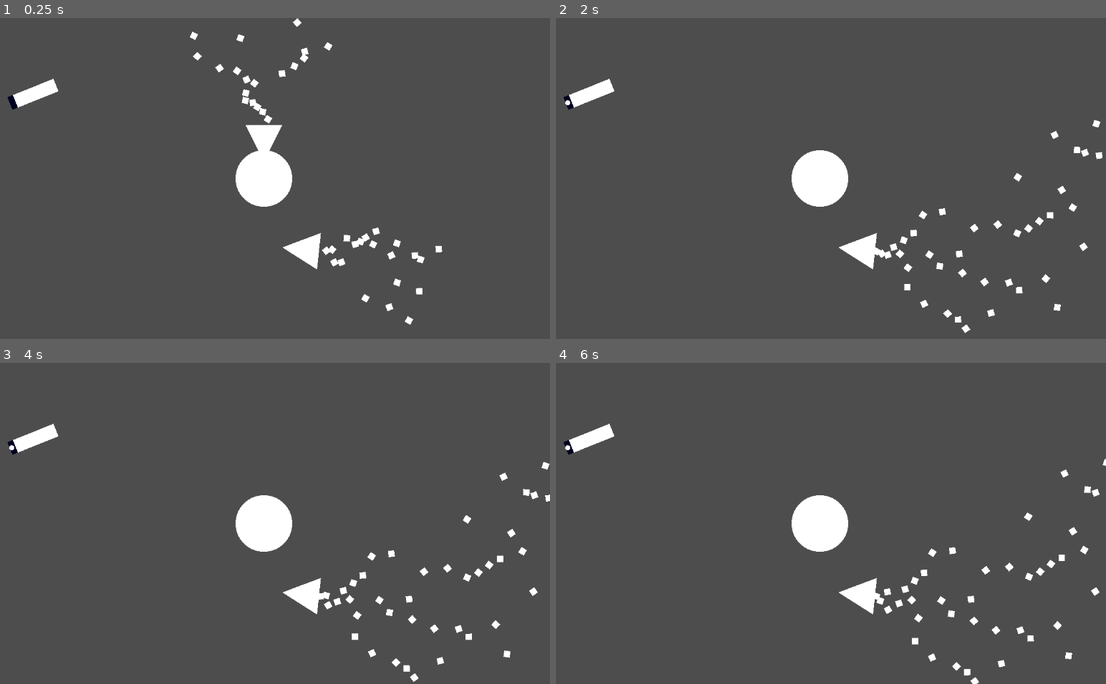
Above: before the commit, frames 1-4 (two rows, left to right).
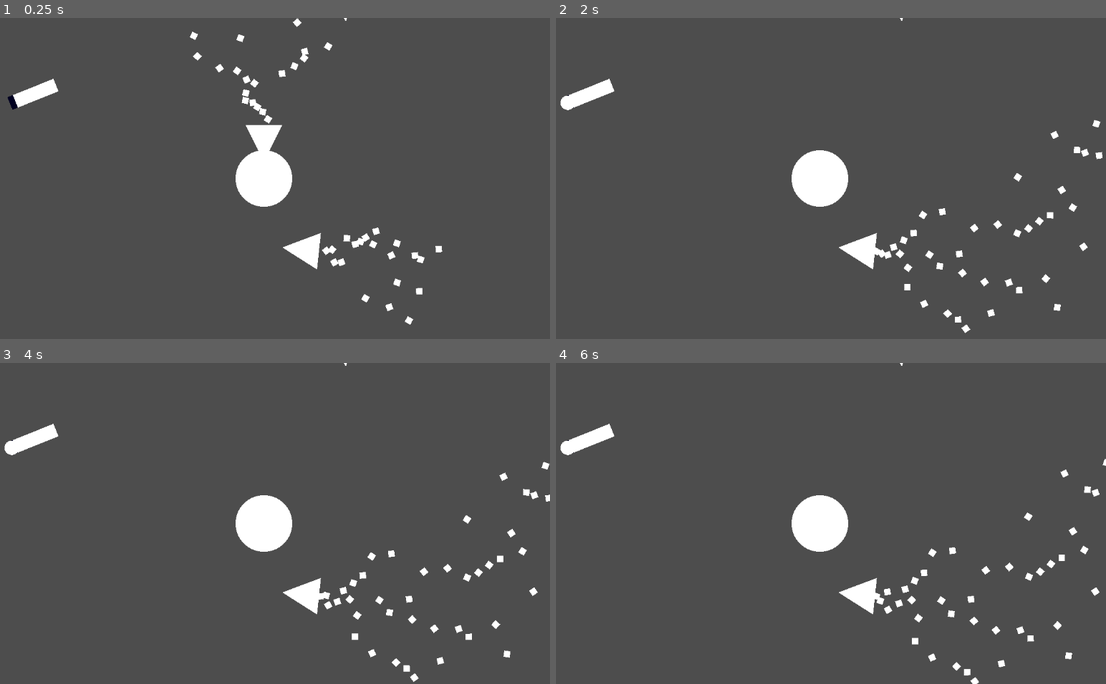
Above: after the commit, the same moments.

Repository: Leeway001Write/melonJam6
Game: Godot game, scene res://Levels/world.tscn
The game is run twice, just before and just after one commit, with the same random seed, the same clock (stepped at 60 frames per second) and the same inputs.
Inputs:
- Up to frame 1 (0.25 s): no input
- Up to frame 2 (2 s): hold D (right) 0.53-1.28 s; tap X (DestroyTest) at 0.6, 1.35 s; hold A (left) from 1.28 s (still down)
- Up to frame 3 (4 s): release A (left) at 2.03 s; hold D (right) 2.03-2.78 s; tap X (DestroyTest) at 2.1, 2.85, 3.6 s; hold W (forward) 2.78-3.53 s; hold A (left) from 3.53 s (still down)
- Up to frame 4 (6 s): tap X (DestroyTest) at 4.35, 5.1, 5.85 s; release A (left) at 5.78 s; hold D (right) from 5.78 s (still down)

The runs differ from the first frame. In frame 1, less than 0.1% of the frame differs, in the area x 62-64%, y 0-1%; in frame 2, less than 0.1%, in the area x 0-64%, y 0-29%; in frame 3, less than 0.1%; in frame 4, less than 0.1%.

Commit message:
Fixed gun bug, it attaches now.

Diff:
--- a/escape-from-greenland/Levels/world.tscn
+++ b/escape-from-greenland/Levels/world.tscn
@@ -14,12 +14,10 @@
 rotation = 1.67462
 
 [node name="Booster2" parent="." instance=ExtResource("2_kycxd")]
-visible = false
 position = Vector2(732, -273)
 rotation = -0.108523
 
 [node name="Booster3" parent="." instance=ExtResource("2_kycxd")]
-visible = false
 position = Vector2(74, -315)
 rotation = 4.8862
 
--- a/escape-from-greenland/Prefabs/bullet.tscn
+++ b/escape-from-greenland/Prefabs/bullet.tscn
@@ -12,7 +12,7 @@
 
 [node name="MeshInstance2D" type="MeshInstance2D" parent="."]
 position = Vector2(0, 1.42997e-06)
-scale = Vector2(10.0113, 10.0113)
+scale = Vector2(29.1249, 29.1249)
 mesh = SubResource("SphereMesh_7dga7")
 
 [node name="Area2D" type="Area2D" parent="."]
--- a/escape-from-greenland/Prefabs/gun.tscn
+++ b/escape-from-greenland/Prefabs/gun.tscn
@@ -20,7 +20,7 @@
 scale = Vector2(27.2546, 11.8928)
 mesh = SubResource("QuadMesh_epwho")
 
-[node name="Area2D" type="Area2D" parent="."]
+[node name="Area2D" type="Area2D" parent="." groups=["Component", "Gun"]]
 
 [node name="CollisionShape2D" type="CollisionShape2D" parent="Area2D"]
 scale = Vector2(1.2464, 5.37172)
@@ -32,4 +32,5 @@
 [node name="Timer" type="Timer" parent="."]
 autostart = true
 
+[connection signal="area_entered" from="Area2D" to="." method="_on_area_2d_area_entered"]
 [connection signal="timeout" from="Timer" to="." method="_on_timer_timeout"]
--- a/escape-from-greenland/Prefabs/ship.tscn
+++ b/escape-from-greenland/Prefabs/ship.tscn
@@ -30,6 +30,8 @@
 position = Vector2(0, -71)
 test = true
 
+[node name="Guns" type="Node2D" parent="Components"]
+
 [node name="ForwardPos" type="Node2D" parent="."]
 position = Vector2(0, 9)
 
--- a/escape-from-greenland/Scripts/component.gd
+++ b/escape-from-greenland/Scripts/component.gd
@@ -24,6 +24,7 @@
 		var component:Component = area.get_parent()
 		if component.attached:
 			if not component.destroyed.is_connected(destroy):
+				print_debug("I'm Attaching now")
 				component.destroyed.connect(destroy)
 		if not attached:
 			return
--- a/escape-from-greenland/Scripts/ship.gd
+++ b/escape-from-greenland/Scripts/ship.gd
@@ -28,5 +28,7 @@
 		component.hit_something.connect(_attach_item)
 	if area.is_in_group('Booster'):
 		component.reparent.call_deferred($Components/Boosters)
+	if area.is_in_group('Gun'):
+		component.reparent.call_deferred($Components/Guns)
 	await get_tree().process_frame
 	component.attached = true
--- a/escape-from-greenland/project.godot
+++ b/escape-from-greenland/project.godot
@@ -19,6 +19,7 @@
 
 Booster=""
 Component=""
+Gun=""
 
 [input]
 
